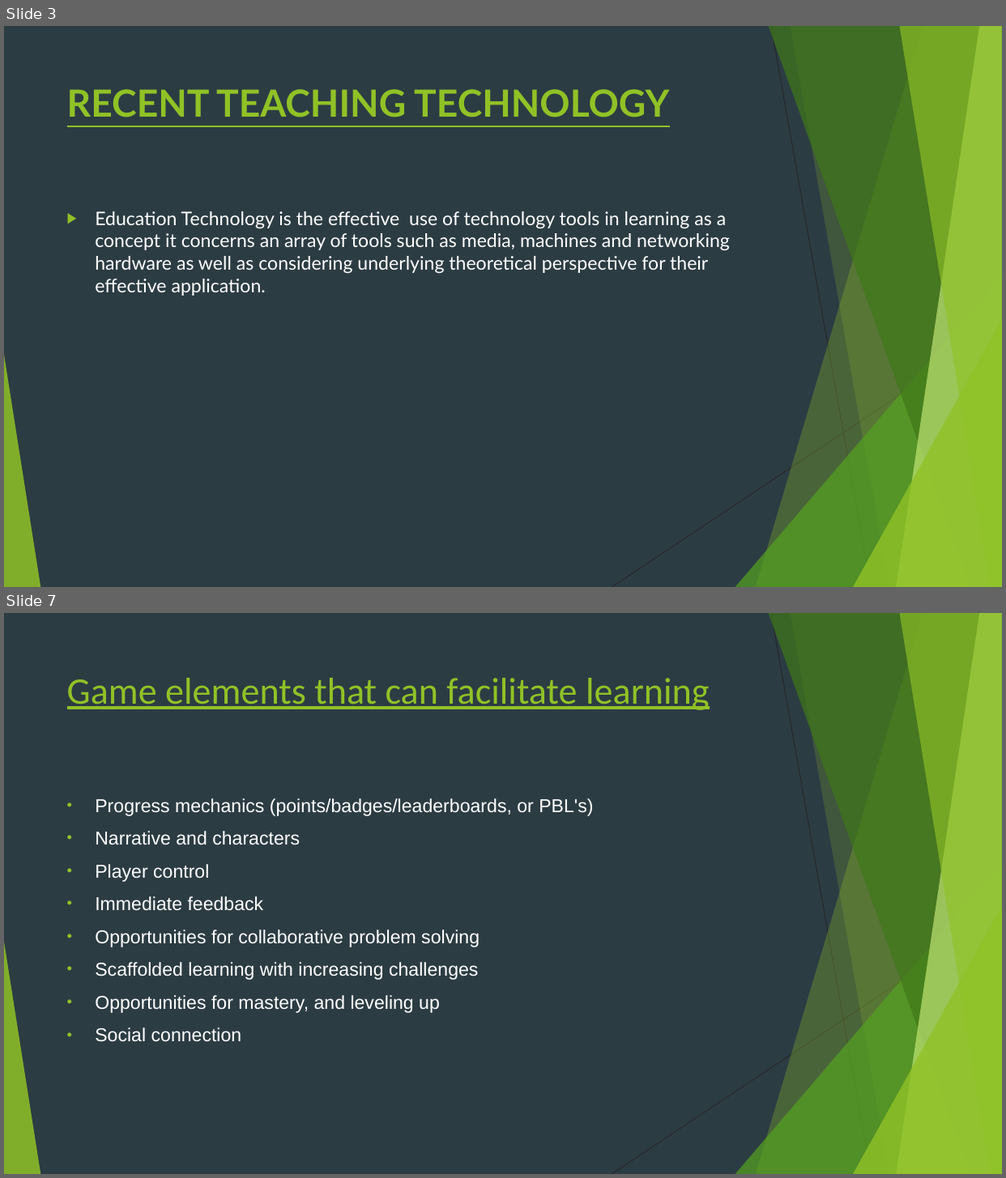
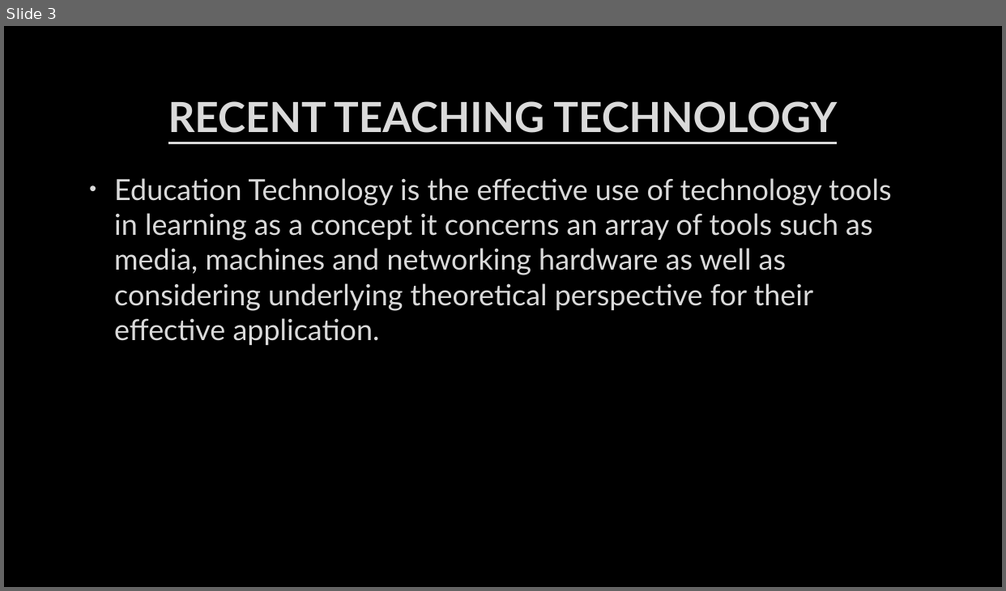
Before and after one commit to ParulSehotra/CISHack-MIET, a slide deck: Team terminators.pptx. Shown one above the other, each under a label of ours: slides 3 and 7 before the commit, slide 3 after it; the slides between them are not shown. The pictures are 1006x1178 and 1006x591 pixels, drawn with LibreOffice and Linux fonts; fonts in the diff are those of the drawing; background and template pictures are left out. Boxes give left, top, right and bottom in pixels: in the first picture for what was removed or moved away, otherwise in the second. Text is boxed around its words. In the diff, an @@ line names an element or a change of style, - is before the commit and + after.

```diff
--- a/Team terminators.pptx
+++ b/Team terminators.pptx
@@ slide 7 removed at [4, 613, 1002, 1174], background #2C3C43; not listed: 10 template elements that a slide beside it also shows @@
@@ title removed at [67, 678, 710, 710] @@
-Game elements that can facilitate learning
@@ text removed at [95, 798, 593, 1042] @@
-• Progress mechanics (points/badges/leaderboards, or PBL's)
-• Narrative and characters
-• Player control
-• Immediate feedback
-• Opportunities for collaborative problem solving
-• Scaffolded learning with increasing challenges
-• Opportunities for mastery, and leveling up
-• Social connection
@@ slide 3 changed as well @@
@@ background #2C3C43 to picture (left out) @@
@@ title "RECENT TEACHING TECHNOLOGY": place and size @@
-title "RECENT TEACHING TECHNOLOGY" at [67, 89, 669, 118]
+title "RECENT TEACHING TECHNOLOGY" at [168, 101, 837, 133]
@@ title "RECENT TEACHING TECHNOLOGY" at [168, 101, 837, 133]: size 36 to 40 pt, text colour #90C226 to #DADADA, letter outline none to #404040 0.75 pt; alignment left to centre; vertical alignment top to middle @@
@@ text "Education Technology is the effective ...": place and size @@
-text "Education Technology is the effective ..." at [95, 211, 730, 296]
+text "Education Technology is the effective ..." at [114, 178, 892, 345]
@@ text "Education Technology is the effective ..." at [114, 178, 892, 345]: size 18 to 28 pt, text colour #FFFFFF to #DADADA, letter outline none to #404040 0.75 pt; bullet ▶ to •; more space between paragraphs; bullet colour #90C226 to #DADADA @@
@@ group removed at [4, 26, 1002, 587]: 5 freeform shapes, 3 triangles, 2 lines @@
```
Also in this commit, not shown: 5 other slides changed, 4 slides added, 3 other slides removed.
